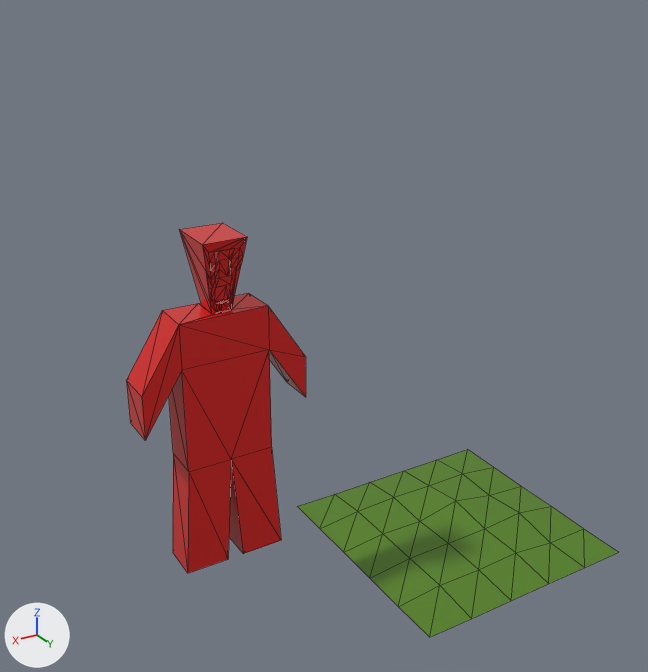
Renders of the glTF model assets/models.gltf from each side of a commit.
Camera for both pictures: a 50 mm camera at (1.12, 2.56, 2.34) aimed at (-0.73, -0.51, 0.8). The lights are fixed; the arrows at lower left show +X, +Y and +Z. Mesh edges are drawn as thin lines. Where no turn or scale is listed for an object, it has been applied to the vertices.

In view in the first picture: 'character', 'grass'.
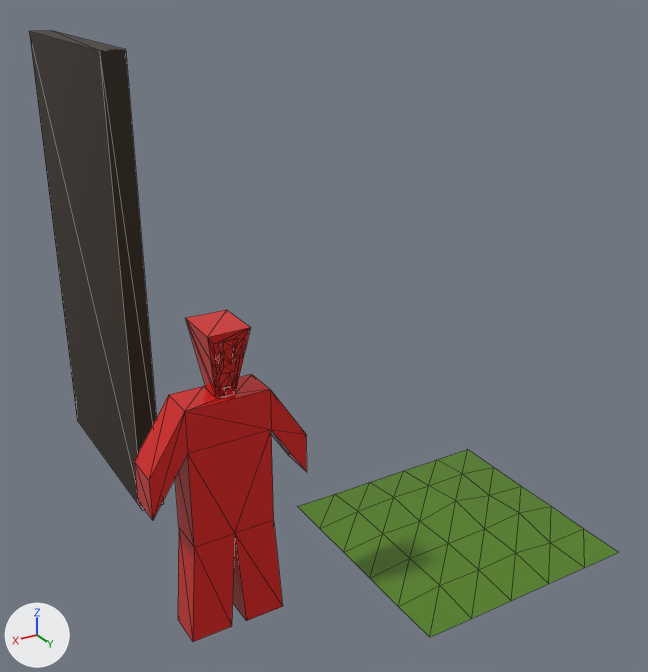
Changed parts and their boxes (x1, y1, x2, y2) in the pictures (648 x 672 px):
'character', moved
    before: (126, 223, 306, 573)
    after: (134, 310, 307, 642)
'wall', added
    after: (29, 30, 163, 510)

Patch to the scene script:
```diff
--- a/assets/models.gltf.py
+++ b/assets/models.gltf.py
@@ mat_material_006 @@
+mat_material_006 = principled_material('Material.006')
+mat_material_006.base_color = (0.0254, 0.0125, 0.00309)  # brown #2c1d0a
@@ me_wall @@
+me_wall.from_pydata(...)  # a box spanning x -0.05..0.05, y 0.0..1.0, z 0.0..2.0
+me_wall.materials.append(mat_material_006)  # brown #2c1d0a
@@ ob_character @@
 ob_character = bpy.data.objects.new('character', me_character)
-ob_character.location = (-0.004, -0.001, 0.85)
+ob_character.location = (-0.004, -0.001, 0.54)
@@ ob_wall @@
+ob_wall = bpy.data.objects.new('wall', me_wall)
+ob_wall.location = (0.0, -1.819, 0.0)
```
